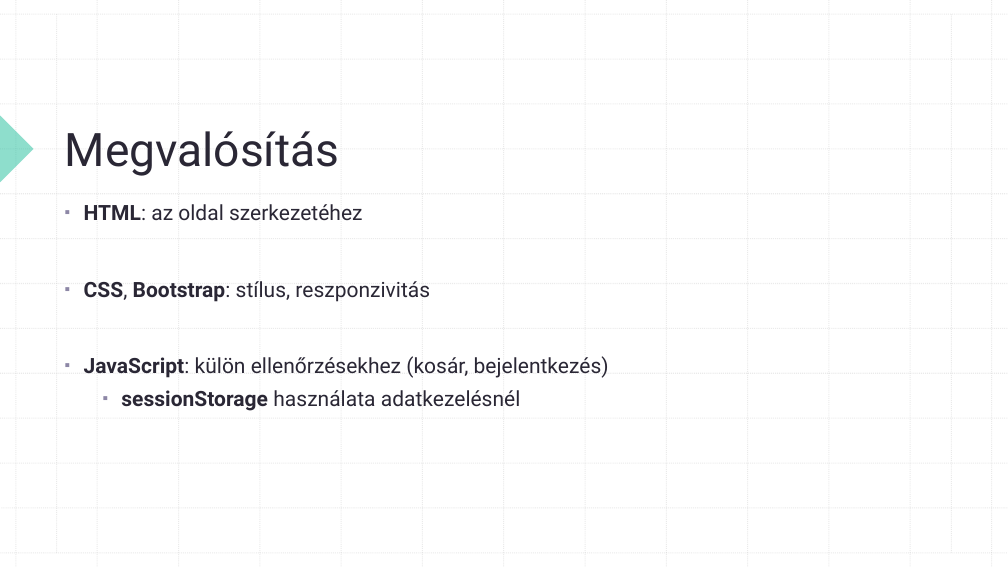
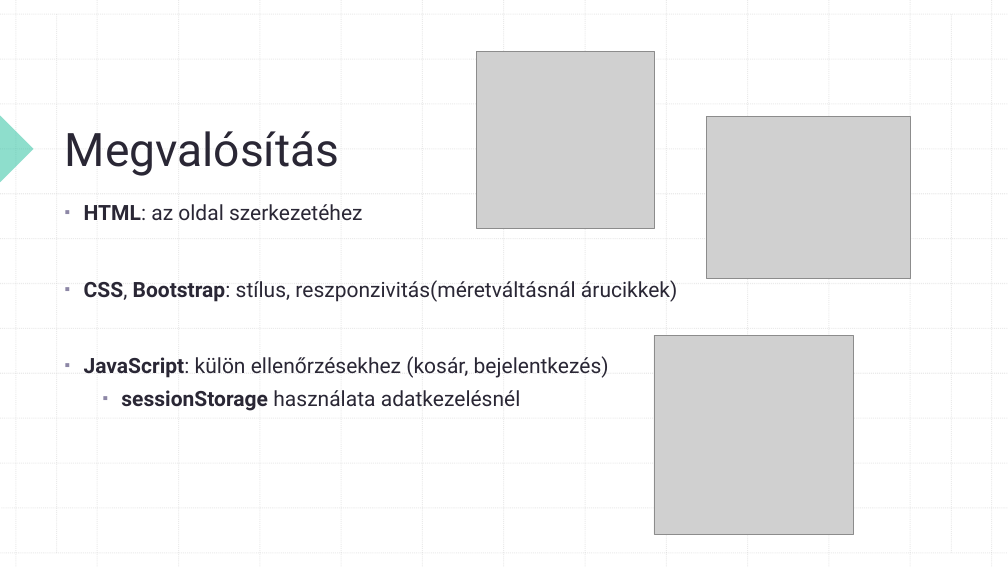
Before and after one commit to c1gyoden/pizzeria, a slide deck: slide 5 of Pizzeria bemutato [Gyovai Denisz, Nagy Marcell].pptx. Drawn at 1008x567 pixels with LibreOffice and Linux fonts; fonts in the diff are those of the drawing; grey boxes stand for pictures. Boxes give left, top, right and bottom in pixels: in the first picture for what was removed or moved away, otherwise in the second. Text is boxed around its words. In the diff, an @@ line names an element or a change of style, - is before the commit and + after.

```diff
--- a/Pizzeria bemutato [Gyovai Denisz, Nagy Marcell].pptx
+++ b/Pizzeria bemutato [Gyovai Denisz, Nagy Marcell].pptx
@@ picture added at [477, 51, 654, 228] @@
@@ picture added at [707, 116, 911, 279] @@
@@ text at [84, 280, 677, 302]: text changed @@
-▪ CSS, Bootstrap: stílus, reszponzivitás
+▪ CSS, Bootstrap: stílus, reszponzivitás(méretváltásnál árucikkek)
@@ picture added at [654, 335, 854, 535] @@
```
Also in this commit, not shown: 4 other slides changed.
